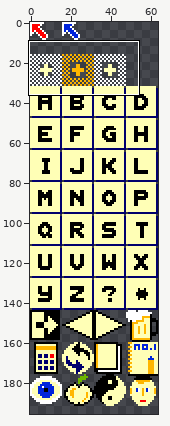
Pixel-art file: assets/Anagrams.aseprite. Above, an overview of the earlier version with the close-up marked.
Close-up. Earlier state:
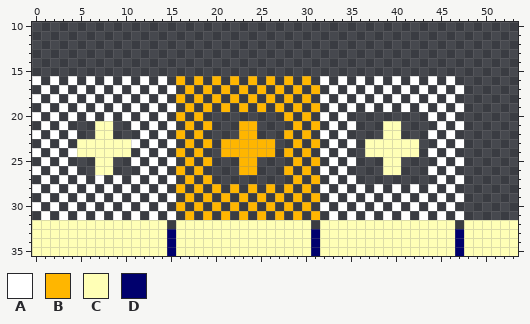
64x256 pixels, 1 frame. Shown: x 0..53, y 10..35. The wide view leaves out empty margins.
Palette (. is transparent): A #ffffff  B #ffb600  C #ffffb6  D #00006d
Pixels before, first column x 0:
16 A.A.A.A.A.A.A.A.B.B.B.B.B.B.B.B.A.A.A.A.A.A.A.A.......
17 .A.A.A.A.A.A.A.A.B.B.B.B.B.B.B.B.A.A.A.A.A.A.A.A......
18 A.A.A.A.A.A.A.A.B.B.B.B.B.B.B.B.A.A.A.A.A.A.A.A.......
19 .A.A.A.A.A.A.A.A.B.B.B.B.B.B.B.B.A.A.A.A.A.A.A.A......
20 A.A.A.A.A.A.A.A.B.B.........B.B.A.A.........A.A.......
21 .A.A...CC..A.A.A.B.B...BB....B.B.A.A...CC....A.A......
22 A.A.A..CC...A.A.B.B....BB...B.B.A.A....CC...A.A.......
23 .A.A.CCCCCCA.A.A.B.B.BBBBBB..B.B.A.A.CCCCCC..A.A......
24 A.A.ACCCCCC.A.A.B.B..BBBBBB.B.B.A.A..CCCCCC.A.A.......
25 .A.A...CC..A.A.A.B.B...BB....B.B.A.A...CC....A.A......
26 A.A.A..CC...A.A.B.B....BB...B.B.A.A....CC...A.A.......
27 .A.A.A.A.A.A.A.A.B.B.........B.B.A.A.........A.A......
28 A.A.A.A.A.A.A.A.B.B.B.B.B.B.B.B.A.A.A.A.A.A.A.A.......
29 .A.A.A.A.A.A.A.A.B.B.B.B.B.B.B.B.A.A.A.A.A.A.A.A......
30 A.A.A.A.A.A.A.A.B.B.B.B.B.B.B.B.A.A.A.A.A.A.A.A.......
31 .A.A.A.A.A.A.A.A.B.B.B.B.B.B.B.B.A.A.A.A.A.A.A.A......
32 CCCCCCCCCCCCCCC.CCCCCCCCCCCCCCC.CCCCCCCCCCCCCCC.CCCCCC
33 CCCCCCCCCCCCCCCDCCCCCCCCCCCCCCCDCCCCCCCCCCCCCCCDCCCCCC
34 CCCCCCCCCCCCCCCDCCCCCCCCCCCCCCCDCCCCCCCCCCCCCCCDCCCCCC
35 CCCCCCCCCCCCCCCDCCCCCCCCCCCCCCCDCCCCCCCCCCCCCCCDCCCCCC
And afterwards:
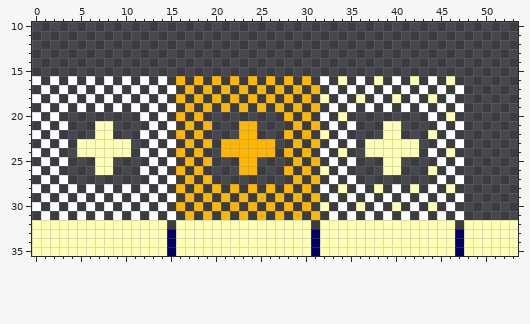
Change:
Colour A becomes colour C in row 16 at x 34, 38, 42 and 46; in row 18 at x 32, 36, 40 and 44; in row 20 at x 34 and 46; in row 22 at x 32 and 44; in row 24 at x 34 and 46; in row 26 at x 32 and 44.
Colour A becomes colour C in row 28 at x 34, 38, 42 and 46; in row 30 at x 32, 36, 40 and 44.
The edit erases colour A in row 20 at x 4, 6, 8 and 10; in row 21 at x 11; in row 22 at x 4; in row 23 at x 11; in row 24 at x 4; in row 25 at x 11.
The edit erases colour A in row 26 at x 4; in row 27 at x 5, 7, 9 and 11.
Changed places in both close-ups, as pixel boxes (x1, y1, x2, y2):
changed: (320, 76, 455, 211)
erased: (68, 112, 140, 184)
